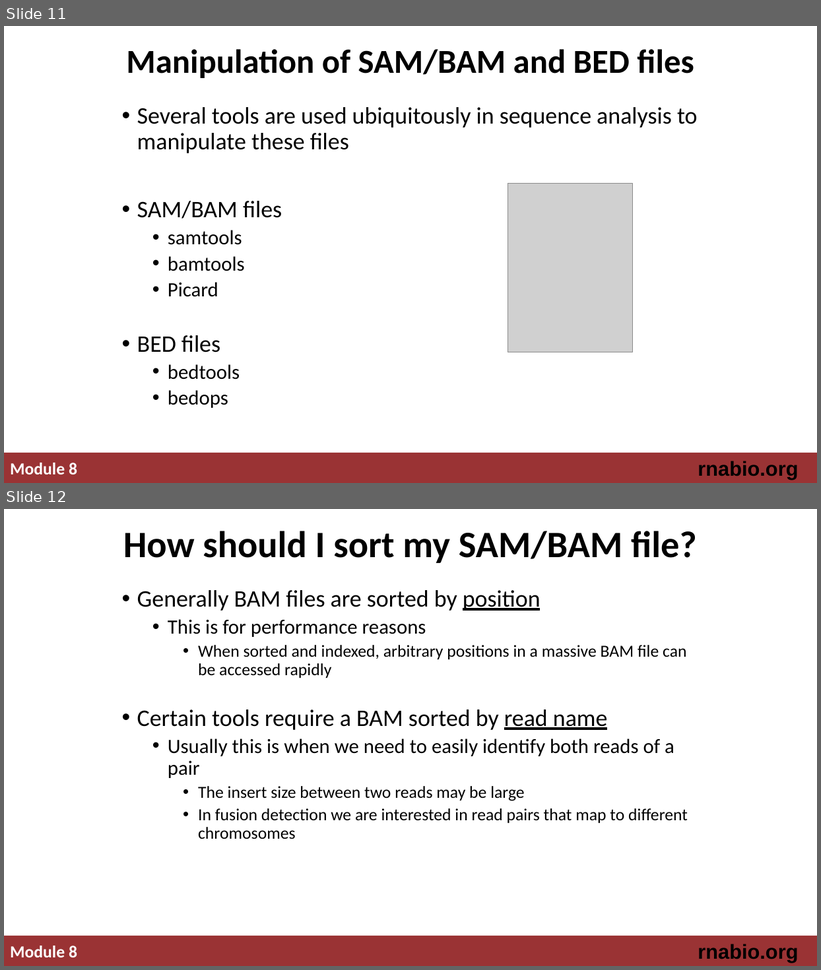
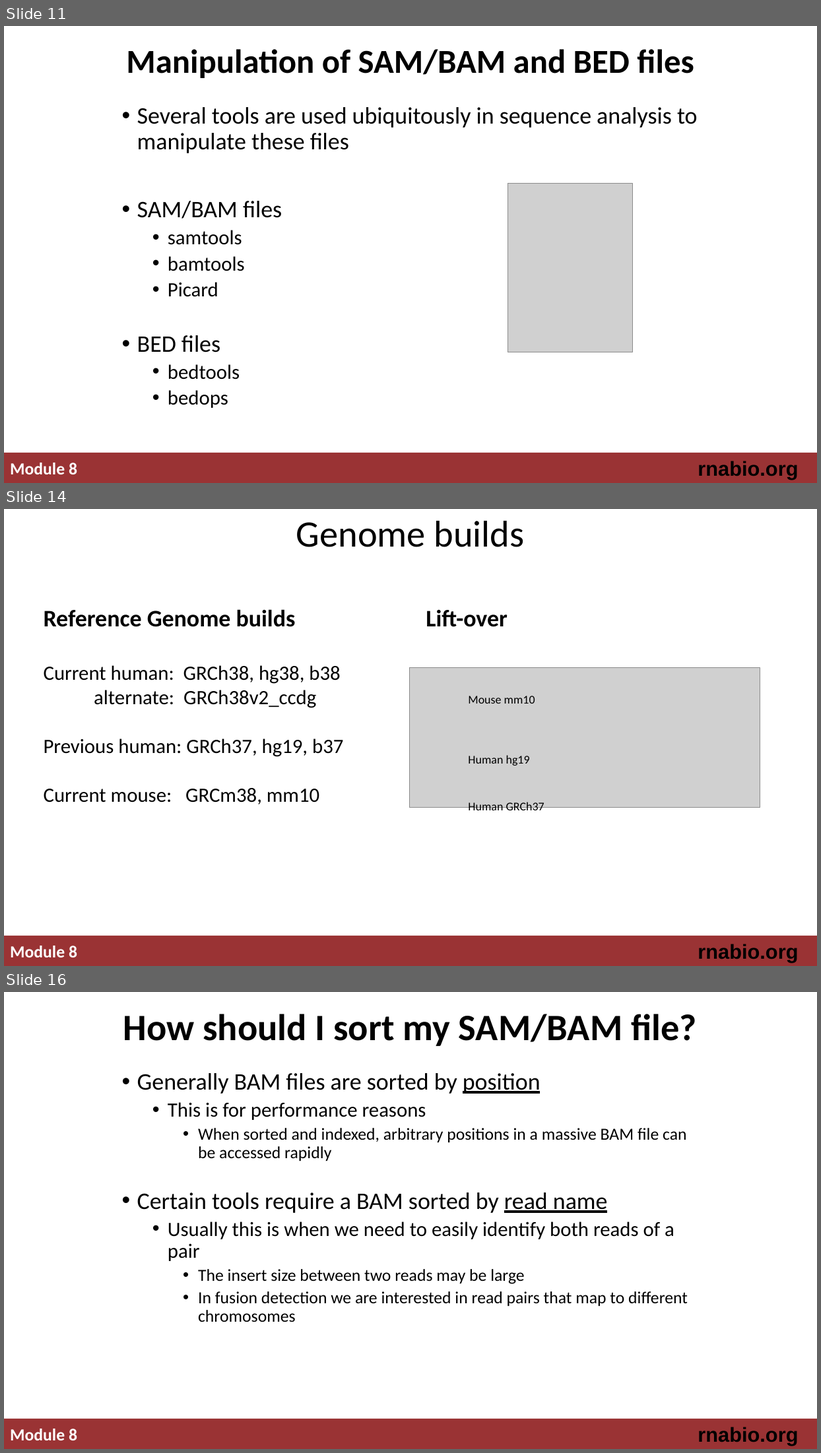
Before and after one commit to griffithlab/rnabio.org, a slide deck: assets/lectures/cbw-cshl/2019/mini/RNASeq_MiniLecture_08_02_SAM_BAM_BED.pptx. Shown one above the other, each under a label of ours: slides 11 and 12 before the commit, slides 11, 14 and 16 after it; the slides between them are not shown. The pictures are 821x970 and 821x1453 pixels, drawn with LibreOffice and Linux fonts; fonts in the diff are those of the drawing; grey boxes stand for pictures. Boxes give left, top, right and bottom in pixels: in the first picture for what was removed or moved away, otherwise in the second. Text is boxed around its words. In the diff, an @@ line names an element or a change of style, - is before the commit and + after.

```diff
--- a/assets/lectures/cbw-cshl/2019/mini/RNASeq_MiniLecture_08_02_SAM_BAM_BED.pptx
+++ b/assets/lectures/cbw-cshl/2019/mini/RNASeq_MiniLecture_08_02_SAM_BAM_BED.pptx
@@ slide 14 added at box(4, 509, 817, 966), background #FFFFFF; not listed: 3 template elements that a slide beside it also shows @@
@@ title added at box(296, 520, 525, 547), 44 pt, text #000000 @@
+Genome builds
@@ text added at box(44, 609, 343, 805), 24 pt, text #000000 @@
+Reference Genome builds
+Current human: GRCh38, hg38, b38
+alternate: GRCh38v2_ccdg
+Previous human: GRCh37, hg19, b37
+Current mouse: GRCm38, mm10
@@ text added at box(426, 610, 508, 627), 28 pt, text #000000, bold @@
+Lift-over
@@ picture added at box(410, 667, 760, 807) @@
@@ text added at box(468, 696, 535, 704), 14 pt, text #000000 @@
+Mouse mm10
@@ text added at box(468, 755, 530, 766), 14 pt, text #000000 @@
+Human hg19
@@ text added at box(468, 802, 545, 814), 14 pt, text #000000 @@
+Human GRCh37
@@ what was slide 12 is now slide 16 @@
```
Also in this commit, not shown: 3 other slides added, 2 other files.
